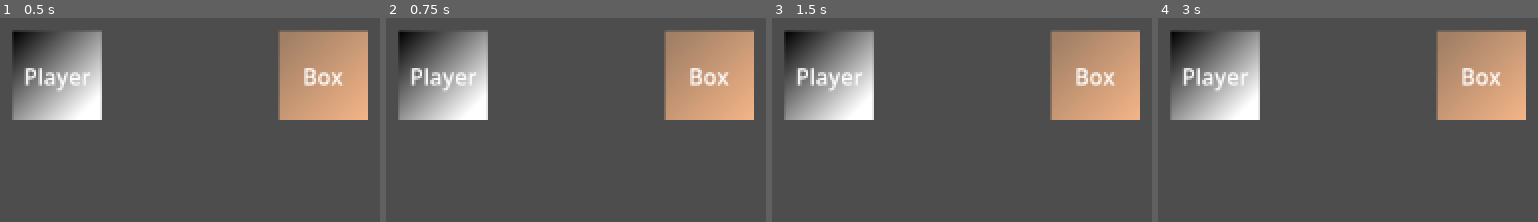
Above: before the commit, frames 1-4 (left to right).
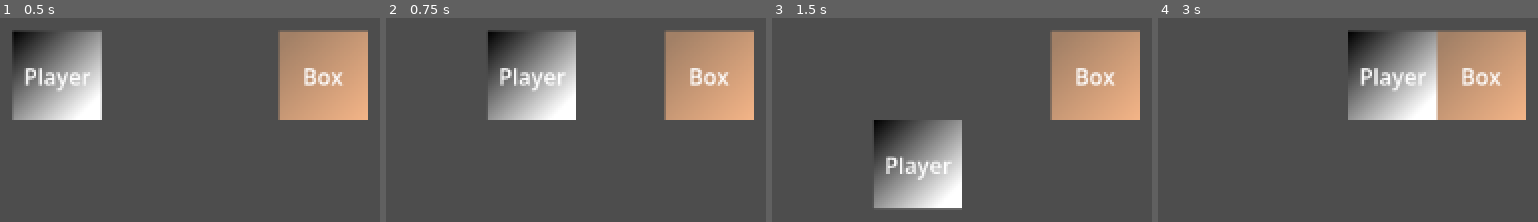
Above: after the commit, the same moments.

Repository: djohoe28/ggj-2026
Game: Godot game, scene res://scenes/game.tscn
Two runs of this game, one before a commit and one after it. Both use one fixed random seed, a clock stepped at 60 frames per second and the inputs below. Before the commit the project has no main scene; this scene is started directly in both runs.
Inputs:
- Up to frame 1 (0.5 s): no input
- Up to frame 2 (0.75 s): tap Enter at 0.5 s; hold Right (ui_right) from 0.53 s (still down)
- Up to frame 3 (1.5 s): tap Space at 1.25 s; release Right (ui_right) at 1.28 s; hold Down (ui_down) from 1.28 s (still down)
- Up to frame 4 (3 s): tap Enter at 2 s; release Down (ui_down) at 2.03 s; hold Right (ui_right) 2.03-2.78 s; tap Space at 2.75 s; hold Up (ui_up) from 2.78 s (still down)

Frame 1 is identical in both runs. In frame 2, 17% of the frame differs, in the area x 3-50%, y 5-50%; in frame 3, 17%; in frame 4, 17%, in the area x 3-74%, y 5-50%.
Error before the commit: Parse Error: Identifier "Globals" not declared in the current scope. (res://scripts/player.gd:19)

Commit message:
Updated project.godot (see notes)
1. Added "Globals" as autoload
2. Picked "Game" as main scene.
3. Set folder colors for assets, scenes, scripts.

Diff:
--- a/project.godot
+++ b/project.godot
@@ -11,8 +11,21 @@
 [application]
 
 config/name="GGJ2026"
+run/main_scene="uid://rlv0umd7rnq7"
 config/features=PackedStringArray("4.6", "GL Compatibility")
 config/icon="res://icon.svg"
+
+[autoload]
+
+Globals="*uid://bgssrwoeg1lbe"
+
+[file_customization]
+
+folder_colors={
+"res://assets/": "red",
+"res://scenes/": "blue",
+"res://scripts/": "green"
+}
 
 [physics]
 
